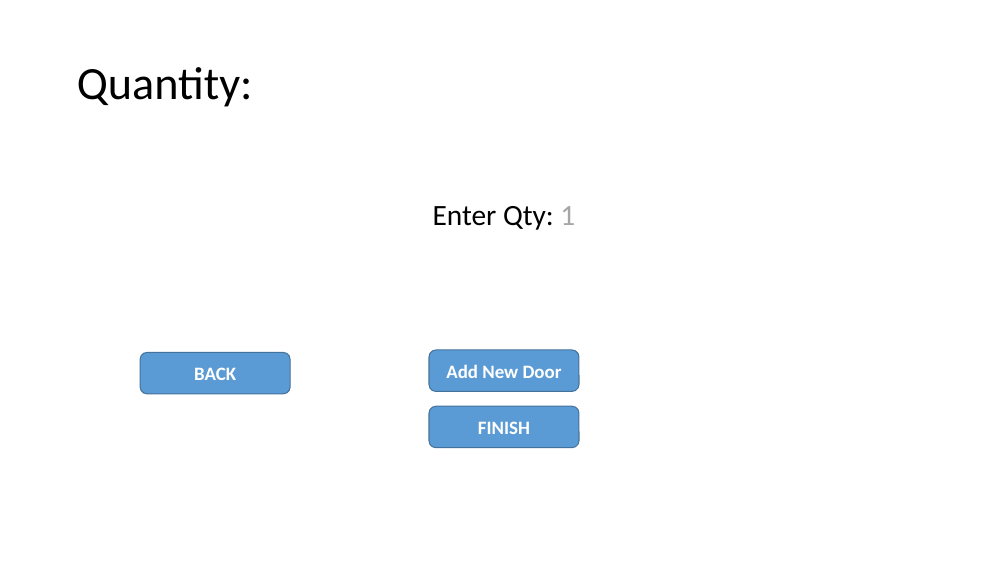
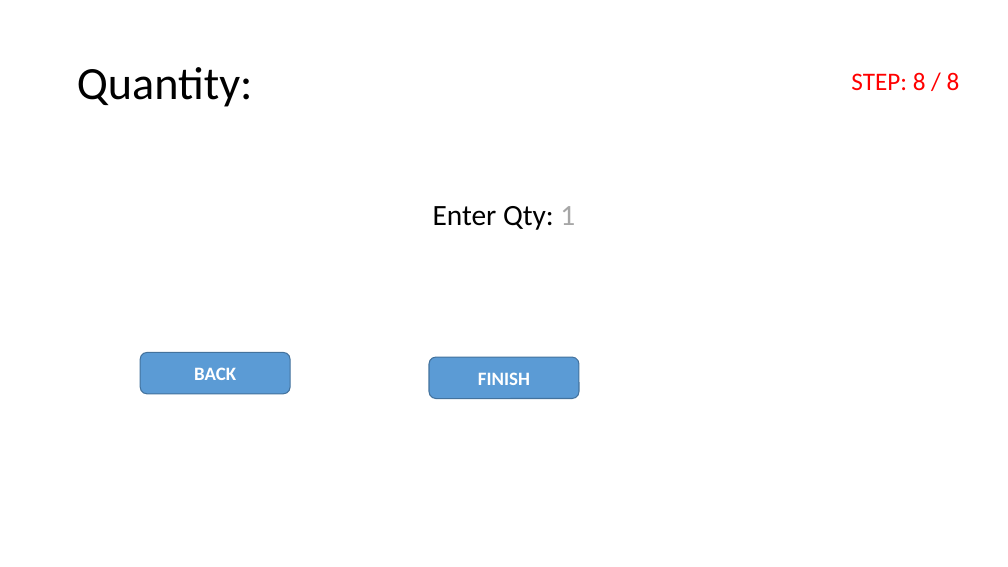
Before and after one commit to mohammed52/quotation-automator, a slide deck: slide 13 of app-quotation-automator.pptx (slide 12 before the commit). Drawn at 1008x567 pixels with LibreOffice and Linux fonts; fonts in the diff are those of the drawing. Boxes give left, top, right and bottom in pixels: in the first picture for what was removed or moved away, otherwise in the second. Text is boxed around its words. In the diff, an @@ line names an element or a change of style, - is before the commit and + after.

```diff
--- a/app-quotation-automator.pptx
+++ b/app-quotation-automator.pptx
@@ text added at <box>851,72,960,91</box>, 24 pt, text #FF0000 @@
+STEP: 8 / 8
@@ rounded rectangle "FINISH": place and size @@
-rounded rectangle "FINISH" at <box>429,406,578,448</box>
+rounded rectangle "FINISH" at <box>429,357,578,399</box>
@@ rounded rectangle removed at <box>429,350,578,392</box> @@
-Add New Door
```
Also in this commit, not shown: 8 other slides changed, 1 slide added, 1 slide removed, 8 other files.
